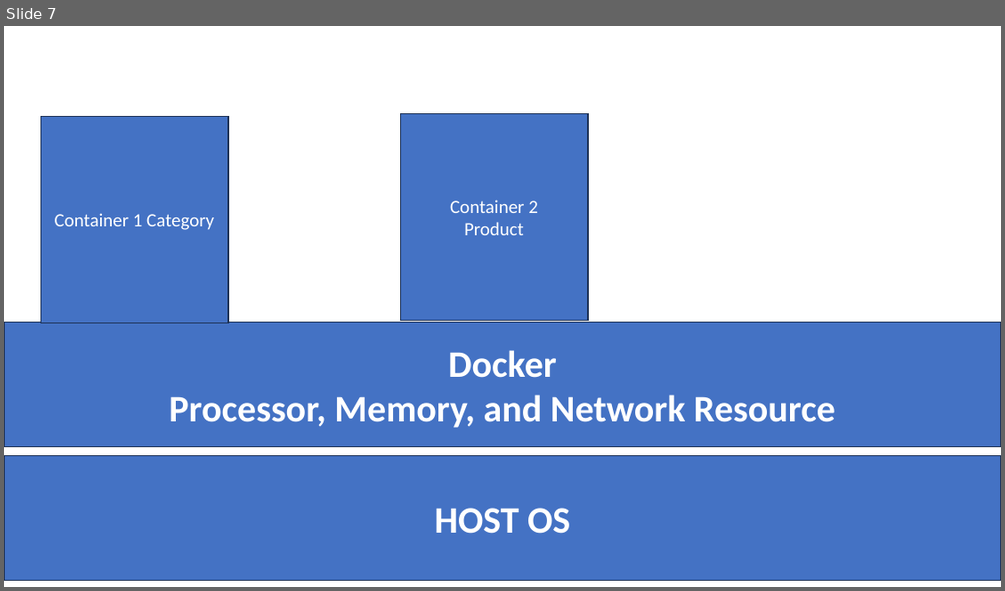
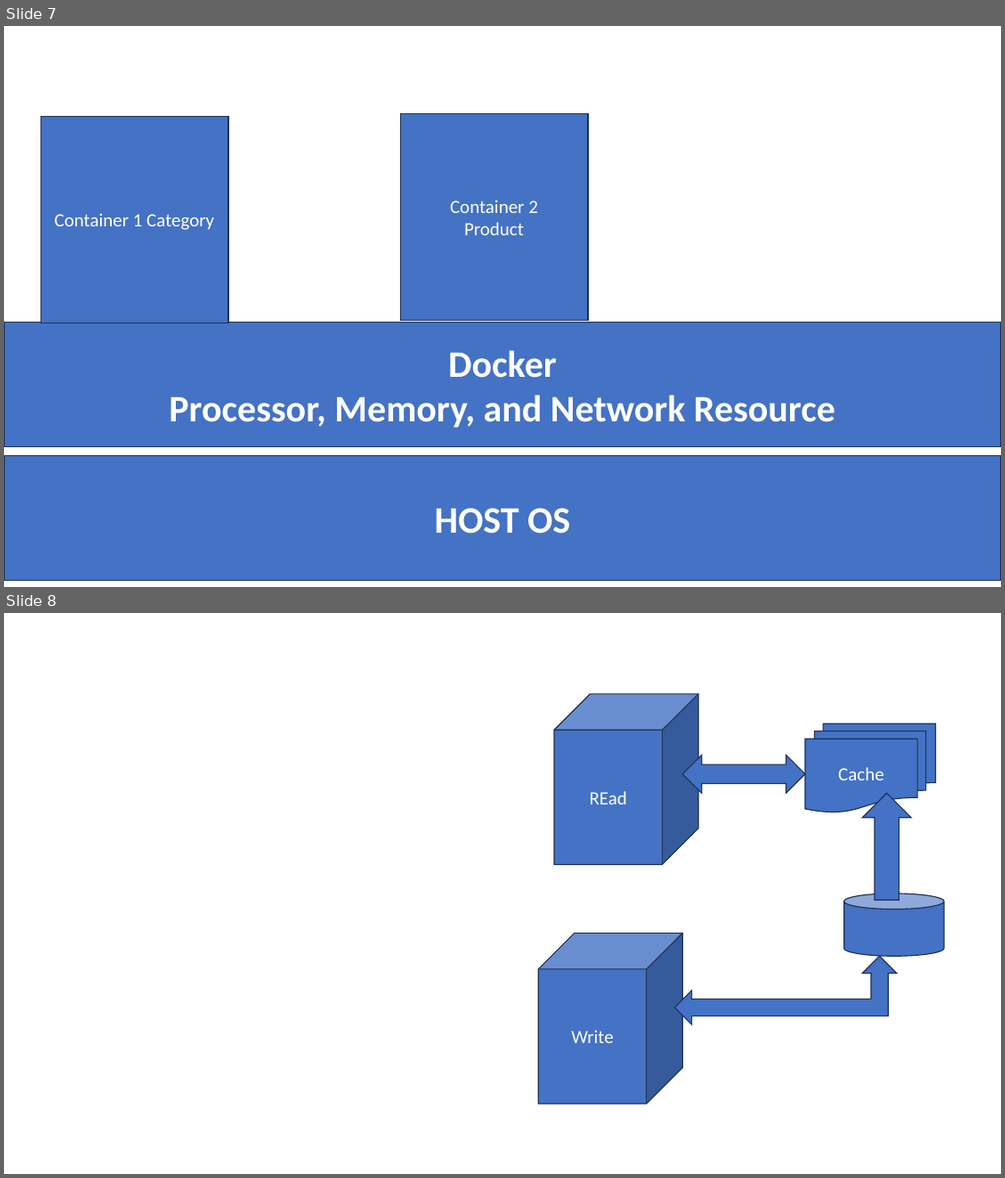
Before and after one commit to maheshsabnis/Spot_Apps, a slide deck: TRaiing_Images.pptx. Shown one above the other, each under a label of ours: slide 7 before the commit, slides 7 and 8 after it. The pictures are 1005x591 and 1005x1178 pixels, drawn with LibreOffice and Linux fonts; fonts in the diff are those of the drawing. Boxes give left, top, right and bottom in pixels: in the first picture for what was removed or moved away, otherwise in the second. Text is boxed around its words. In the diff, an @@ line names an element or a change of style, - is before the commit and + after.

```diff
--- a/TRaiing_Images.pptx
+++ b/TRaiing_Images.pptx
@@ slide 8 added at box(4, 613, 1001, 1174), background #FFFFFF @@
@@ cube added at box(554, 694, 699, 864), fill #4472C4, outline #1E3256 1 pt, 18 pt, text #FFFFFF @@
+REad
@@ flow chart multidocument added at box(805, 723, 935, 811), fill #4472C4, outline #1E3256 1 pt, 18 pt, text #FFFFFF @@
+Cache
@@ left right arrow added at box(682, 755, 805, 793), fill #4472C4, outline #1E3256 1 pt @@
@@ up arrow added at box(863, 793, 911, 900), fill #4472C4, outline #1E3256 1 pt @@
@@ cylinder added at box(844, 893, 944, 957), fill #4472C4, outline #1E3256 1 pt @@
@@ cube added at box(539, 933, 683, 1103), fill #4472C4, outline #1E3256 1 pt, 18 pt, text #FFFFFF @@
+Write
@@ left up arrow added at box(675, 957, 897, 1025), fill #4472C4, outline #1E3256 1 pt @@
```
Also in this commit, not shown: 3 other slides added, 15 other files.
